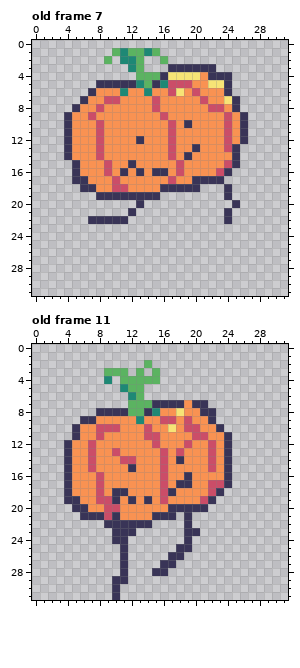
Pixel-art file: Sprites/Kin/kin2.ase. Above: the version before the commit.
32x32 pixels, 15 frames. Shown: old frame 7, old frame 11. The commit also changed other frames, which this record leaves out.
New version:
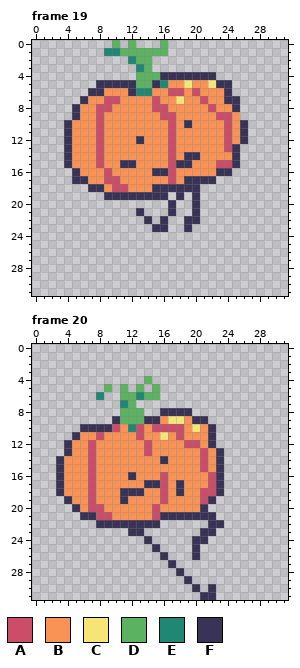
Palette (. is transparent): A #cb4d68  B #f99252  C #f7e476  D #5bb361  E #1e8875  F #393457
A new or re-ordered frame is compared with the old frame closest to it.
Edits made:
frames 15 -> 21
Frame 19 is new; against old frame 7:
y 0: x 10 . -> D; x 12 . -> D; x 16 . -> D
y 1: x 9..11 .DE -> EED; x 14 E -> D; x 16 . -> D
y 2: x 9 D -> .; x 11 E -> .; x 14 . -> D; x 16 D -> .
y 3: x 12..14 ED. -> .ED; x 17..22 FFFFFF -> ......
y 4: x 17..21 CCCCB -> FFFFF; x 23..24 FF -> ..
y 5: x 13 E -> D; x 17..19 AAA -> BBC; x 23 C -> F
y 6: x 8 B -> F; x 11..13 EBB -> BFE; x 18 C -> A
y 7: x 18 B -> C; x 24 C -> F
y 8: x 9 B -> A; x 16 B -> A; x 23 A -> B
y 9: x 4..5 FB -> .F; x 7..8 AB -> BA; x 17 B -> A; x 23 B -> A; x 26 F -> .
y 13: x 20 F -> B
y 14: x 20 B -> F
y 15: x 4..5 .F -> FB; x 8..9 BA -> AB; x 11 B -> F; x 17..19 BAB -> AFF; x 23 B -> A
y 16: x 11 F -> B; x 13 F -> B; x 17..18 BA -> AB; x 23 A -> F
y 17: x 9 B -> A; x 19 B -> F; x 23 F -> .
y 18: x 6 F -> .; x 8 B -> F; x 15 B -> F; x 24 F -> .
y 19: x 8 F -> .; x 16 . -> F; x 18 . -> F; x 20 . -> F; x 24 F -> .
y 20: x 13 F -> .; x 17 . -> F; x 20 . -> F; x 25 F -> .
y 21: x 12..13 F. -> .F; x 17 . -> F; x 20 . -> F; x 24 F -> .
y 22: x 7..11 FFFFF -> .....; x 14 . -> F; x 16 . -> F; x 19..20 .. -> FF; x 24 F -> .
y 23: x 15..16 .. -> FF; x 19 . -> F
Frame 20 is new; against old frame 11:
y 2: x 14 D -> .
y 3: x 9..11 DDD -> ...; x 13 D -> .; x 15 D -> .
y 4: x 9 E -> .; x 11..13 DDD -> ...; x 15 D -> .
y 5: x 9 . -> D; x 11..12 ED -> D.; x 15 . -> D
y 6: x 8 . -> E; x 11..15 .ED.. -> DDEDD
y 7: x 11 . -> E; x 13..21 DDFFFFBFF -> .........
y 8: x 8..11 FFFF -> ...D; x 14..22 FEBBCBBFF -> ..FFFF...
y 9: x 6..22 FFBBBBBEBBAABABBF -> ....FDDDFFBCCBFF.
y 10: x 5..9 FBBAA -> .FFFF; x 12..20 BBABBCBAA -> EABAAAABC; x 22..23 BF -> F.
y 11: x 13..16 BAAB -> ABBC; x 18 B -> A; x 20..24 AABBF -> BBF..
y 12: x 14..15 BA -> AB; x 20 B -> A; x 22..24 ABF -> F..
y 13: x 10 A -> B; x 14 B -> A; x 16 A -> B; x 18 A -> B; x 21..24 BABF -> ABF.
y 14: x 3..4 .F -> FB; x 11..12 AA -> BB; x 16 A -> F; x 18 F -> B; x 21..24 BABF -> ABF.
y 15: x 3..4 .F -> FB; x 12 F -> B; x 16 A -> B; x 21..24 BABF -> ABF.
y 16: x 3..4 .F -> FB; x 7..8 BA -> AB; x 12 B -> F; x 19 F -> B; x 22..24 BBF -> AF.
y 17: x 3..4 .F -> FB; x 7..8 BA -> AB; x 14..15 BB -> FF; x 19 F -> B; x 23..24 AF -> F.
y 18: x 3..4 .F -> FB; x 7..8 BA -> AB; x 10 F -> B; x 12..13 BB -> FF; x 17..18 FB -> BF; x 21 B -> A
y 19: x 5 F -> B; x 7..12 BAAFBF -> ABBBFB; x 14 F -> B
y 20: x 6..10 FBBAA -> BAABB; x 15 B -> A; x 17..20 FFFF -> BBBB
y 21: x 8 F -> A; x 10 F -> B; x 15 F -> A; x 18 . -> F; x 20..22 ... -> FFF
y 22: x 8 . -> F; x 15 . -> F; x 19 F -> .; x 22..23 .. -> FF
y 23: x 10..11 FF -> ..; x 13 . -> F; x 19..22 FF.. -> ..FF
y 24: x 10..11 FF -> ..; x 14 . -> F; x 19..21 F.. -> .FF
y 25: x 11 F -> .; x 15 . -> F; x 18..20 FF. -> ..F
y 26: x 11 F -> .; x 16..18 .FF -> F..; x 20 . -> F
y 27: x 11 F -> .; x 16 F -> .
y 28: x 11 F -> .; x 15..16 FF -> ..; x 18 . -> F
y 29: x 10..11 FF -> ..; x 19 . -> F
y 30: x 10 F -> .; x 20 . -> F; x 22 . -> F
y 31: x 10 F -> .; x 21..22 .. -> FF
